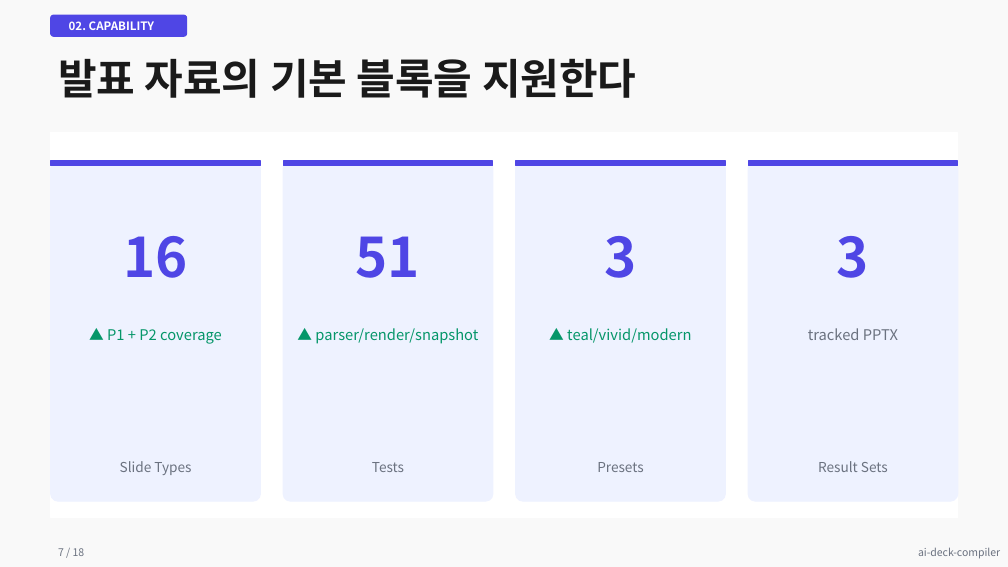
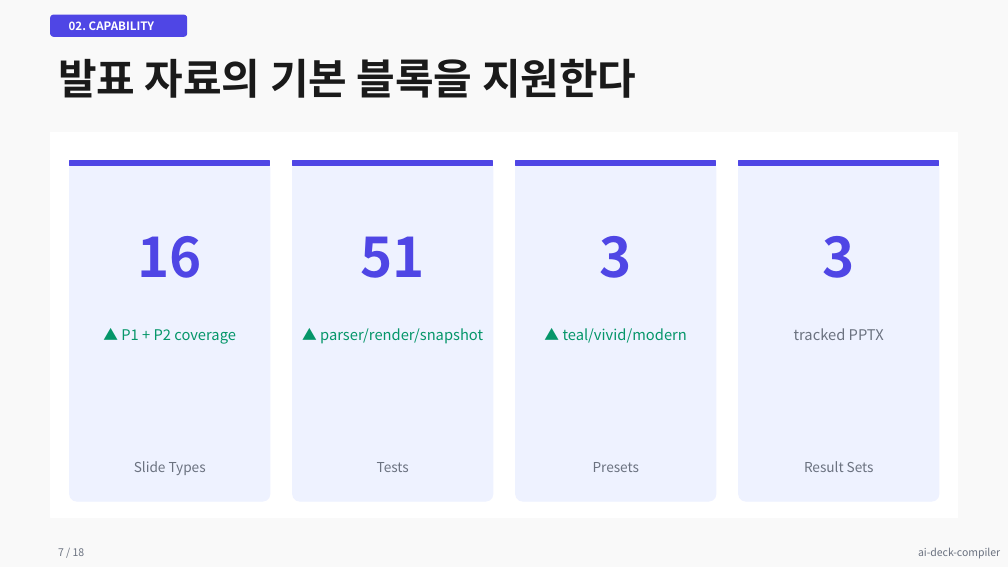
Before and after one commit to kyungseo/ai-deck-compiler, a slide deck: slide 7 of examples/results/showcase-modern-light.pptx. Drawn at 1008x567 pixels with LibreOffice and Linux fonts; fonts in the diff are those of the drawing. Boxes give left, top, right and bottom in pixels: in the first picture for what was removed or moved away, otherwise in the second. Text is boxed around its words. In the diff, an @@ line names an element or a change of style, - is before the commit and + after.

```diff
--- a/examples/results/showcase-modern-light.pptx
+++ b/examples/results/showcase-modern-light.pptx
@@ proportions changed in 4 elements at (293,161,493,501), (516,161,716,501), (739,161,939,501), (70,161,270,501) @@
@@ rounded rectangle: place and size @@
-rounded rectangle at (51,161,260,501)
+rounded rectangle at (70,161,270,501)
@@ rectangle: place and size @@
-rectangle at (51,161,260,166)
+rectangle at (70,161,270,166)
@@ rounded rectangle: place and size @@
-rounded rectangle at (284,161,493,501)
+rounded rectangle at (293,161,493,501)
@@ rectangle: place and size @@
-rectangle at (284,161,493,166)
+rectangle at (293,161,493,166)
@@ rounded rectangle: place and size @@
-rounded rectangle at (516,161,725,501)
+rounded rectangle at (516,161,716,501)
@@ rectangle: place and size @@
-rectangle at (516,161,725,166)
+rectangle at (516,161,716,166)
@@ rounded rectangle: place and size @@
-rounded rectangle at (748,161,957,501)
+rounded rectangle at (739,161,939,501)
@@ rectangle: place and size @@
-rectangle at (748,161,957,166)
+rectangle at (739,161,939,166)
@@ text "16": place and size @@
-text "16" at (123,236,187,278)
+text "16" at (138,236,202,278)
@@ text "51": place and size @@
-text "51" at (356,236,420,278)
+text "51" at (361,236,425,278)
@@ text "3": place and size @@
-text "3" at (604,236,636,278)
+text "3" at (600,236,632,278)
@@ text "3": place and size @@
-text "3" at (837,236,869,278)
+text "3" at (823,236,855,278)
@@ text "▲ P1 + P2 coverage": place and size @@
-text "▲ P1 + P2 coverage" at (107,329,222,344)
+text "▲ P1 + P2 coverage" at (121,329,236,344)
@@ text "▲ parser/render/snapshot": place and size @@
-text "▲ parser/render/snapshot" at (315,328,478,344)
+text "▲ parser/render/snapshot" at (320,328,483,344)
@@ text "▲ teal/vivid/modern": place and size @@
-text "▲ teal/vivid/modern" at (567,328,691,343)
+text "▲ teal/vivid/modern" at (563,328,687,343)
@@ text "tracked PPTX": place and size @@
-text "tracked PPTX" at (808,328,898,340)
+text "tracked PPTX" at (794,328,884,340)
@@ text "Slide Types": place and size @@
-text "Slide Types" at (120,461,191,475)
+text "Slide Types" at (134,461,206,475)
@@ text "Tests": place and size @@
-text "Tests" at (372,462,404,472)
+text "Tests" at (377,462,409,472)
@@ text "Presets": place and size @@
-text "Presets" at (597,462,643,472)
+text "Presets" at (593,462,639,472)
@@ text "Result Sets": place and size @@
-text "Result Sets" at (818,461,888,472)
+text "Result Sets" at (804,461,874,472)
```
Also in this commit, not shown: 11 other slides changed, 20 other files.
